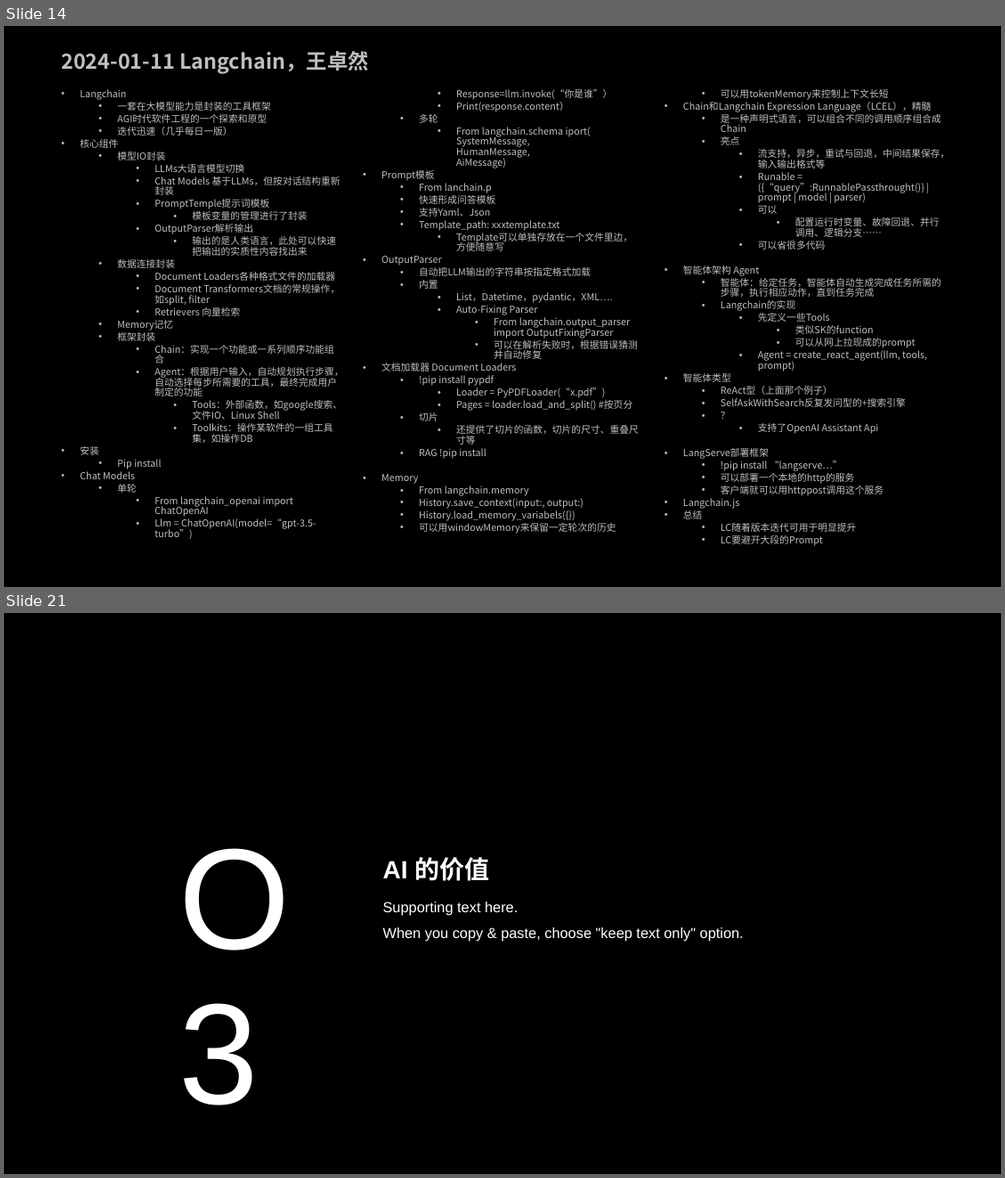
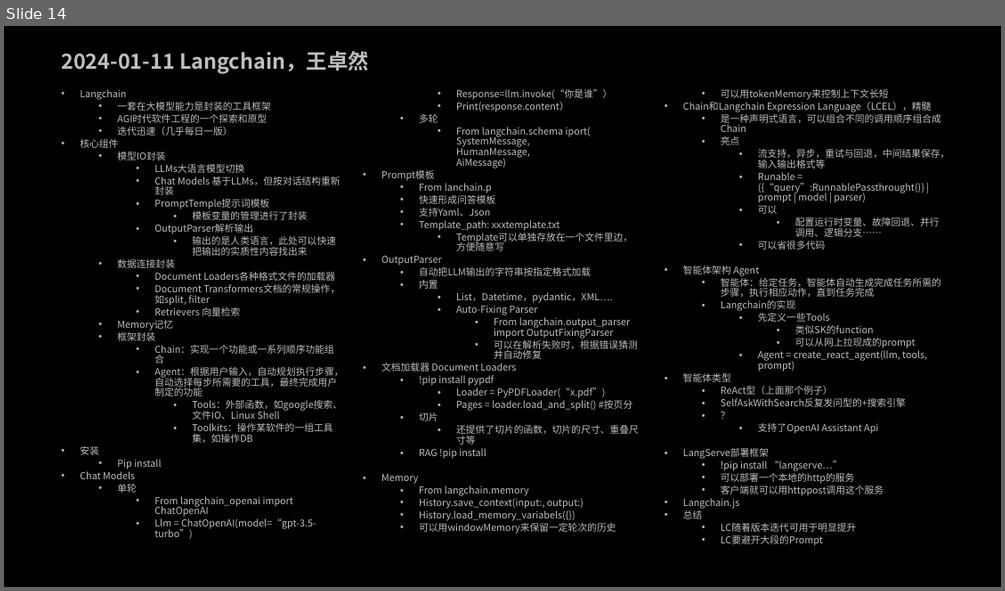
Before and after one commit to MartinChen1973/ZhihuAi, a slide deck: _知乎AI大模型课堂笔记.pptx. Shown one above the other, each under a label of ours: slides 14 and 21 before the commit, slide 14 after it; the slides between them are not shown. The pictures are 1005x1178 and 1005x591 pixels, drawn with LibreOffice and Linux fonts; fonts in the diff are those of the drawing; background and template pictures are left out. Boxes give left, top, right and bottom in pixels: in the first picture for what was removed or moved away, otherwise in the second. Text is boxed around its words. In the diff, an @@ line names an element or a change of style, - is before the commit and + after.

```diff
--- a/_知乎AI大模型课堂笔记.pptx
+++ b/_知乎AI大模型课堂笔记.pptx
@@ slide 21 removed at (x1=4, y1=613, x2=1001, y2=1174), background picture (left out) @@
@@ text removed at (x1=171, y1=821, x2=319, y2=952) @@
-O3
@@ title removed at (x1=383, y1=857, x2=489, y2=881) @@
-AI 的价值
@@ text removed at (x1=383, y1=901, x2=744, y2=941) @@
-Supporting text here.
-When you copy & paste, choose "keep text only" option.
```
Also in this commit, not shown: 1 slide added, 12 other slides removed.
